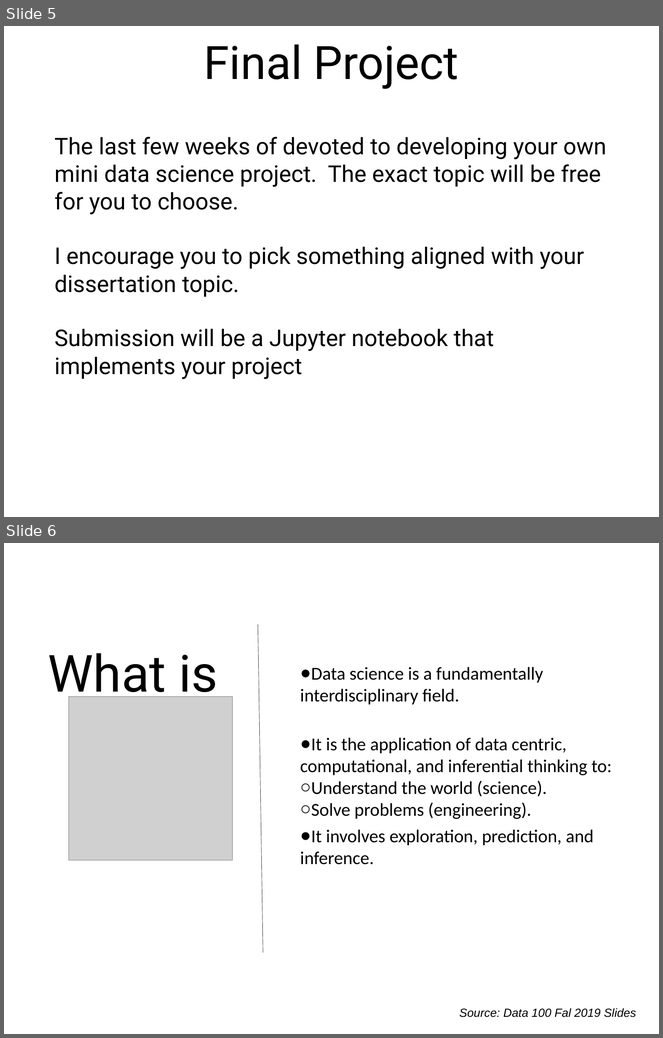
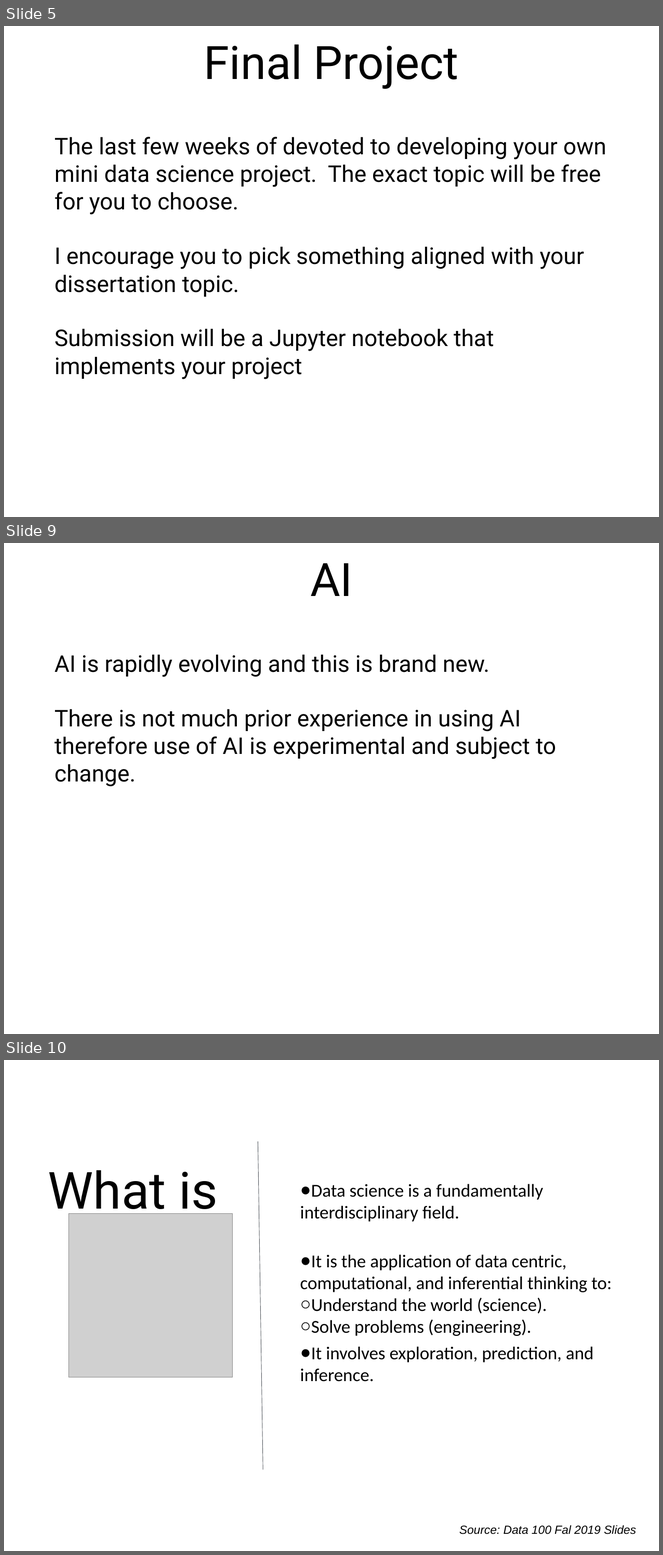
Before and after one commit to aleslab/PS4106_2023_24, a slide deck: slides/PS4106_lecture1_Intro.pptx. Shown one above the other, each under a label of ours: slides 5 and 6 before the commit, slides 5, 9 and 10 after it; the slides between them are not shown. The pictures are 663x1038 and 663x1555 pixels, drawn with LibreOffice and Linux fonts; fonts in the diff are those of the drawing; grey boxes stand for pictures. Boxes give left, top, right and bottom in pixels: in the first picture for what was removed or moved away, otherwise in the second. Text is boxed around its words. In the diff, an @@ line names an element or a change of style, - is before the commit and + after.

```diff
--- a/slides/PS4106_lecture1_Intro.pptx
+++ b/slides/PS4106_lecture1_Intro.pptx
@@ slide 9 added at box(4, 543, 659, 1034), background #FFFFFF @@
@@ title added at box(310, 563, 353, 596), 72 pt, text #000000 @@
+AI
@@ text added at box(54, 654, 556, 787), 36 pt, text #000000 @@
+AI is rapidly evolving and this is brand new.
+There is not much prior experience in using AI therefore use of AI is experimental and subject to change.
@@ what was slide 6 is now slide 10 @@
```
Also in this commit, not shown: 3 other slides added, 4 other files.
